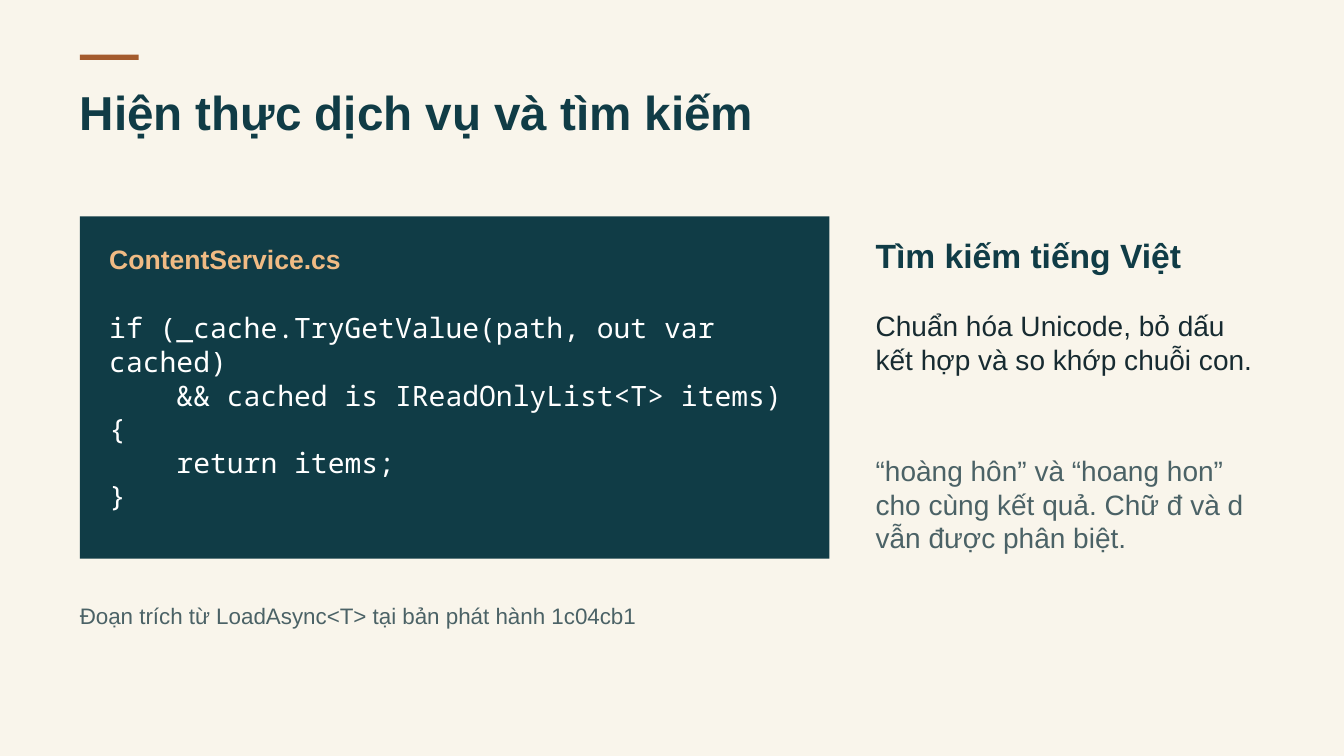
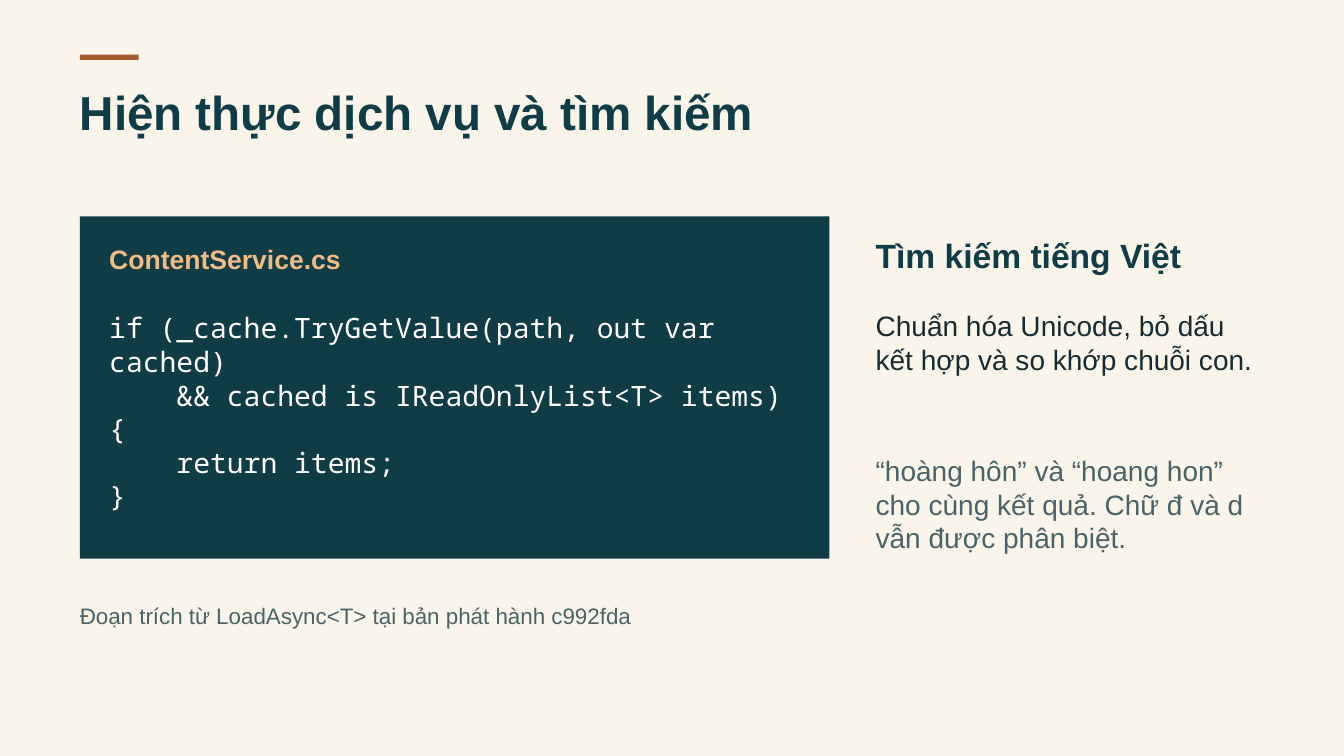
Before and after one commit to anhpham1504/ASPNET-DK25TTC5-lehien-BADONG, a slide deck: slide 8 of thesis/abs/BA-DONG-Coastal-Escape.pptx. Drawn at 1344x756 pixels with LibreOffice and Linux fonts; fonts in the diff are those of the drawing. Boxes give left, top, right and bottom in pixels: in the first picture for what was removed or moved away, otherwise in the second. Text is boxed around its words. In the diff, an @@ line names an element or a change of style, - is before the commit and + after.

```diff
--- a/thesis/abs/BA-DONG-Coastal-Escape.pptx
+++ b/thesis/abs/BA-DONG-Coastal-Escape.pptx
@@ text at [80, 607, 630, 629]: text changed @@
-Đoạn trích từ LoadAsync<T> tại bản phát hành 1c04cb1
+Đoạn trích từ LoadAsync<T> tại bản phát hành c992fda
```
Also in this commit, not shown: 3 other slides changed, 28 other files.
